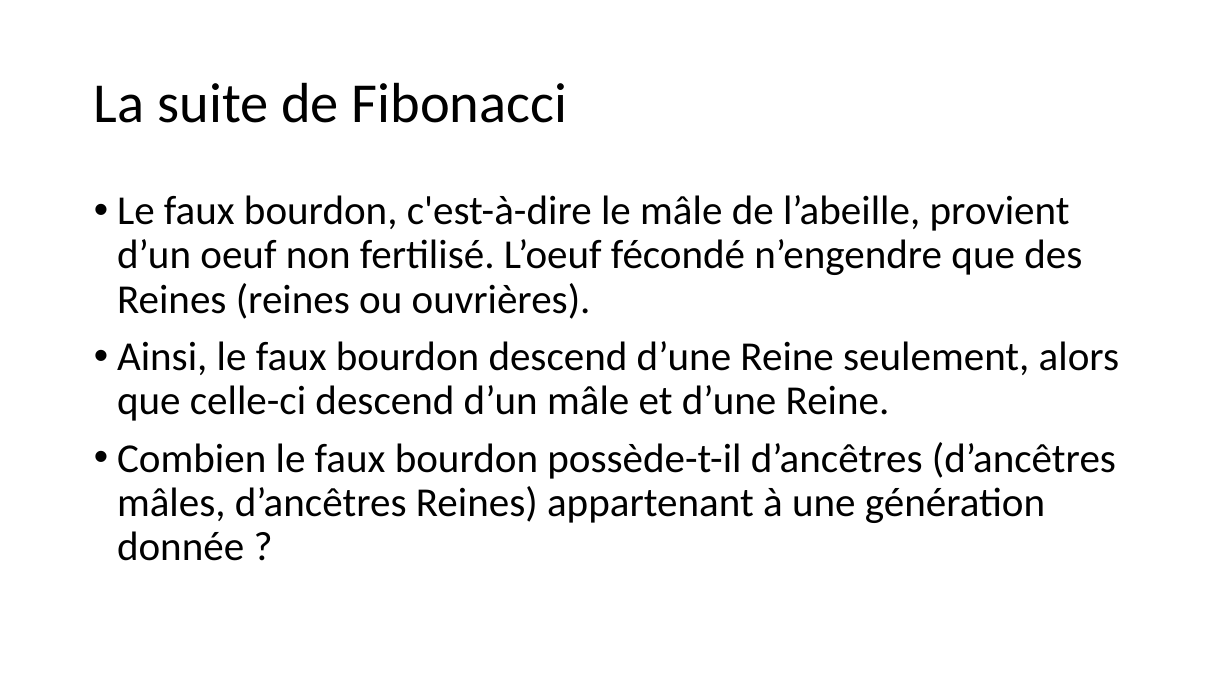
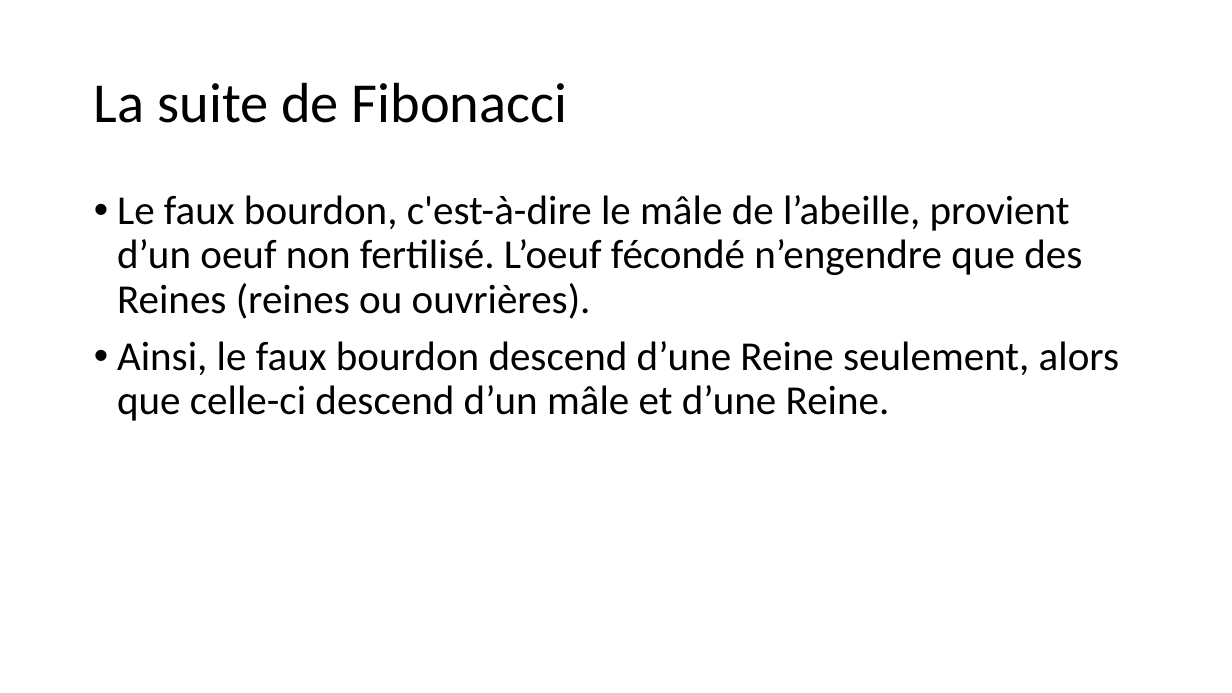
Before and after one commit to desautm/madesautels, a slide deck: slide 3 of static/ppt/Nombres_Fibonacci.pptx. Drawn at 1232x693 pixels with LibreOffice and Linux fonts; fonts in the diff are those of the drawing. Boxes give left, top, right and bottom in pixels: in the first picture for what was removed or moved away, otherwise in the second. Text is boxed around its words. In the diff, an @@ line names an element or a change of style, - is before the commit and + after.

```diff
--- a/static/ppt/Nombres_Fibonacci.pptx
+++ b/static/ppt/Nombres_Fibonacci.pptx
@@ text at bbox=[117, 442, 1116, 561]: paragraph removed @@
-• Combien le faux bourdon possède-t-il d’ancêtres (d’ancêtres mâles, d’ancêtres Reines) appartenant à une génération donnée ?
```
Also in this commit, not shown: 3 other files.
